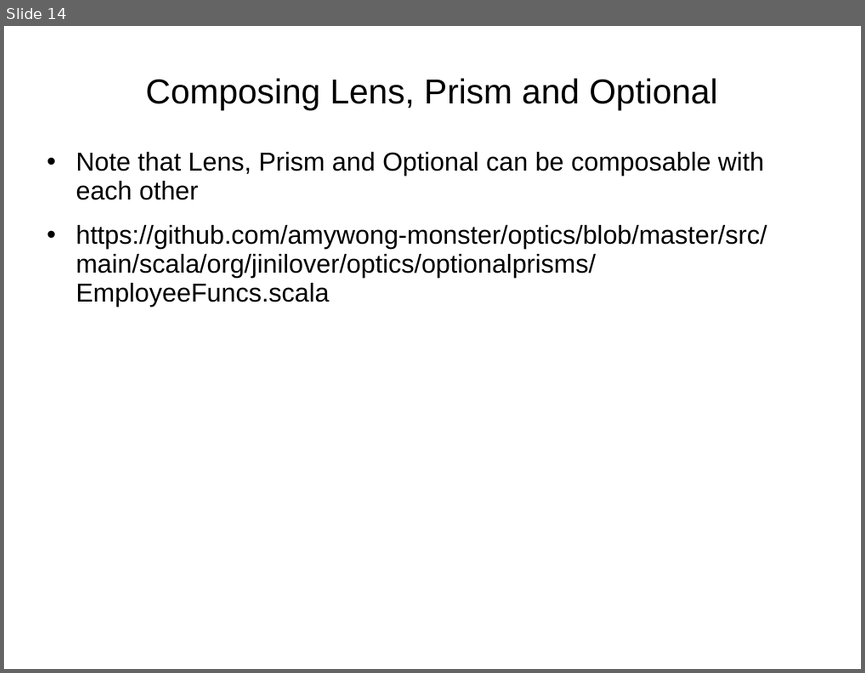
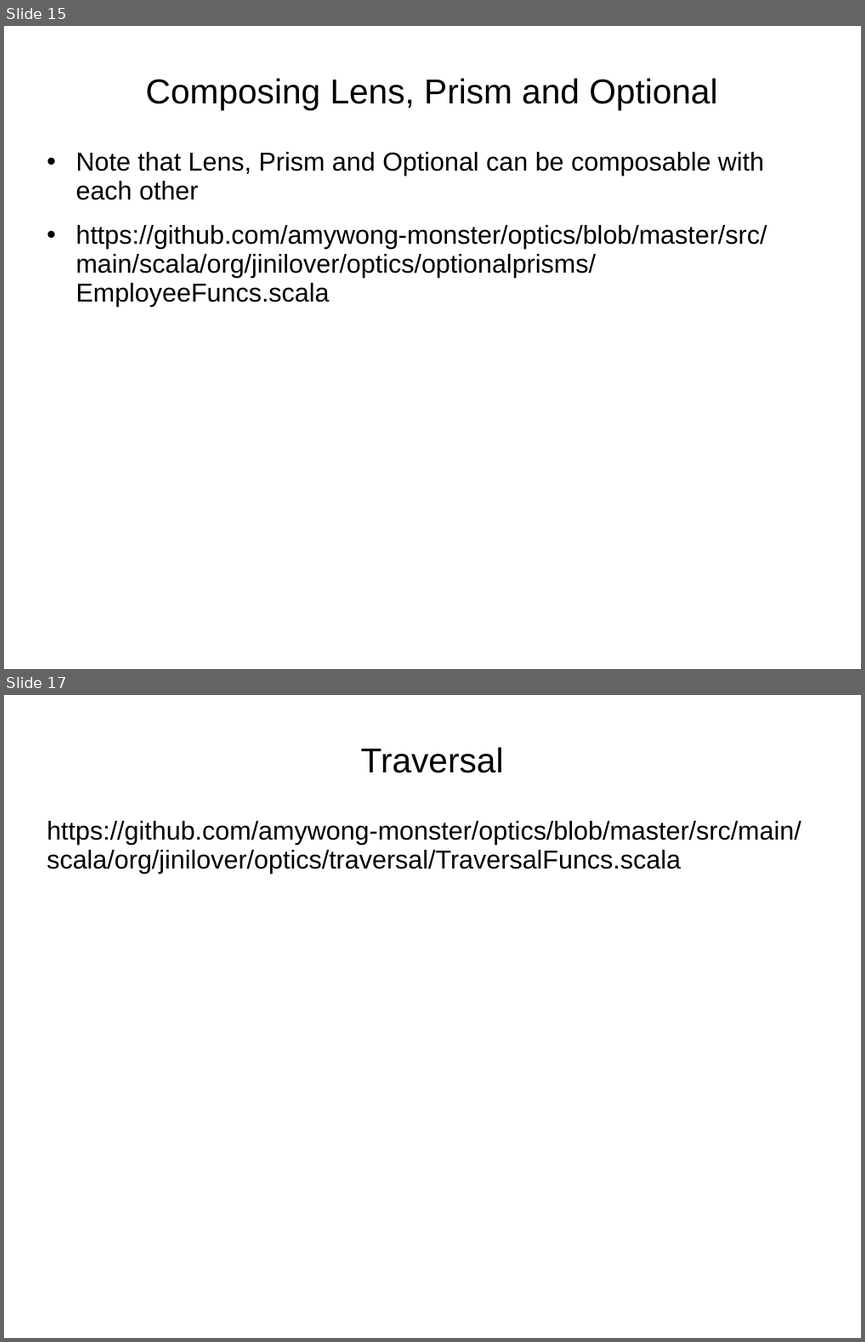
Before and after one commit to amywong-monster/Presentations, a slide deck: 2021-08-05-Update-immutable-data.ppt. Shown one above the other, each under a label of ours: slide 14 before the commit, slides 15 and 17 after it; the slides between them are not shown. The pictures are 865x673 and 865x1342 pixels, drawn with LibreOffice and Linux fonts; fonts in the diff are those of the drawing. Boxes give left, top, right and bottom in pixels: in the first picture for what was removed or moved away, otherwise in the second. Text is boxed around its words. In the diff, an @@ line names an element or a change of style, - is before the commit and + after.

```diff
--- a/2021-08-05-Update-immutable-data.ppt
+++ b/2021-08-05-Update-immutable-data.ppt
@@ slide 17 added at (4,695,861,1338), background #FFFFFF @@
@@ title added at (361,747,504,773), 32 pt, text #000000 @@
+Traversal
@@ text added at (46,821,800,873), 24 pt, text #000000 @@
+https://github.com/amywong-monster/optics/blob/master/src/main/scala/org/jinilover/optics/traversal/TraversalFuncs.scala
@@ what was slide 14 is now slide 15 @@
```
Also in this commit, not shown: 3 slides changed, 4 other slides added.
